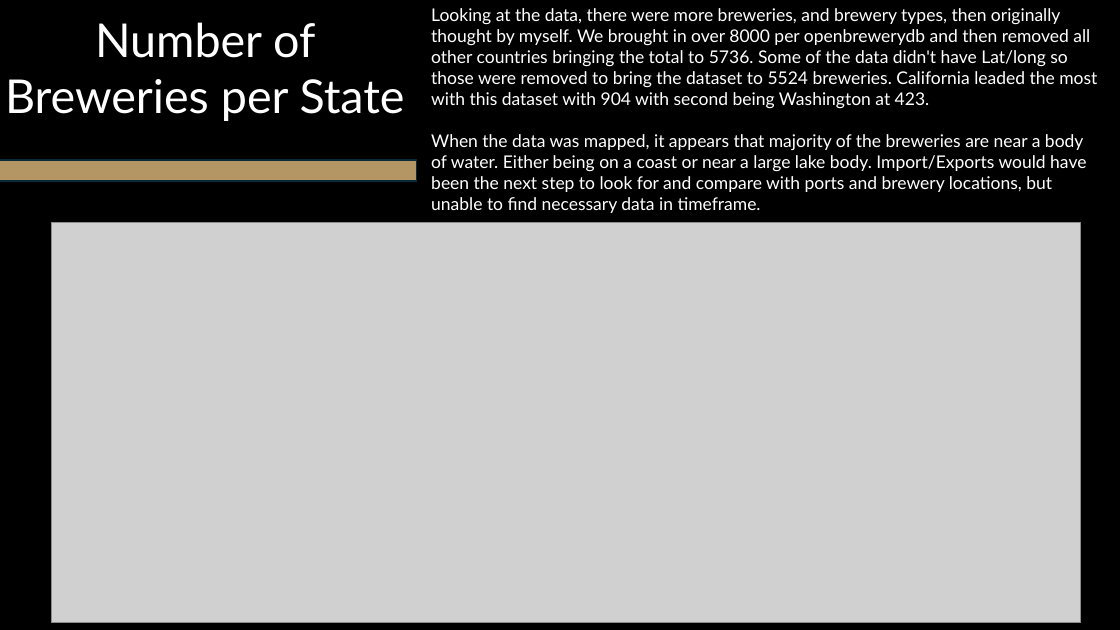
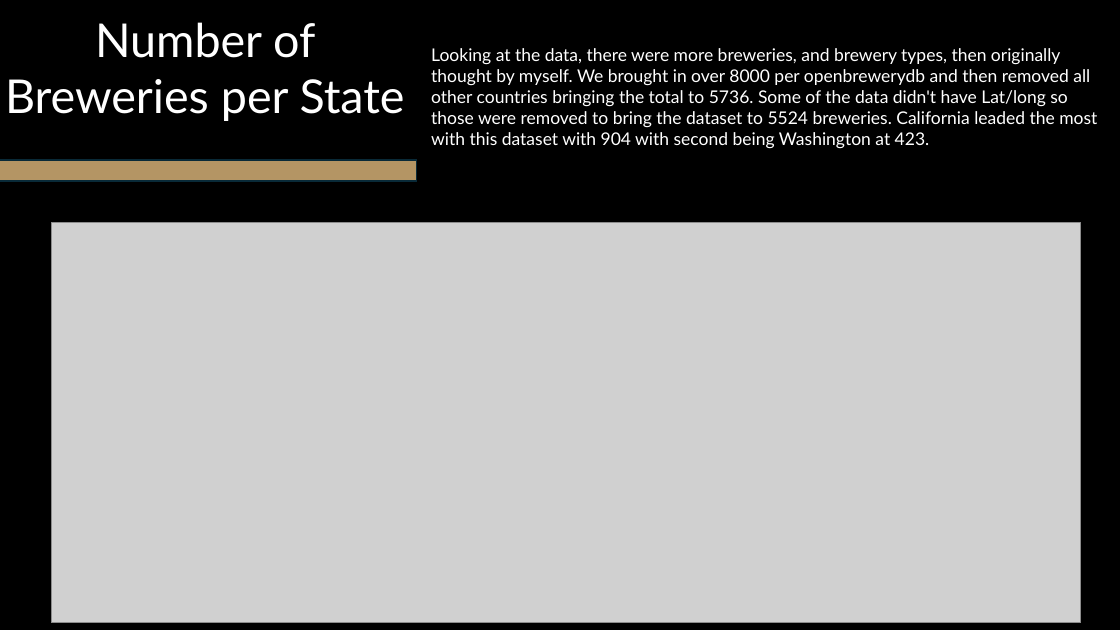
Before and after one commit to scorpionhand/Brewery_Project_One, a slide deck: slide 2 of Breweries In USA.pptx. Drawn at 1120x630 pixels with LibreOffice and Linux fonts; fonts in the diff are those of the drawing; grey boxes stand for pictures. Boxes give left, top, right and bottom in pixels: in the first picture for what was removed or moved away, otherwise in the second. Text is boxed around its words. In the diff, an @@ line names an element or a change of style, - is before the commit and + after.

```diff
--- a/Breweries In USA.pptx
+++ b/Breweries In USA.pptx
@@ text "Looking at the data, there ...": place and size @@
-text "Looking at the data, there ..." at box(431, 8, 1097, 213)
+text "Looking at the data, there ..." at box(431, 48, 1097, 148)
@@ text at box(431, 134, 1086, 213): paragraph removed @@
-When the data was mapped, it appears that majority of the breweries are near a body of water. Either being on a coast or near a large lake body. Import/Exports would have been the next step to look for and compare with ports and brewery locations, but unable to find necessary data in timeframe.
```
Also in this commit, not shown: 7 other slides changed, 3 slides added, 2 slides removed.
